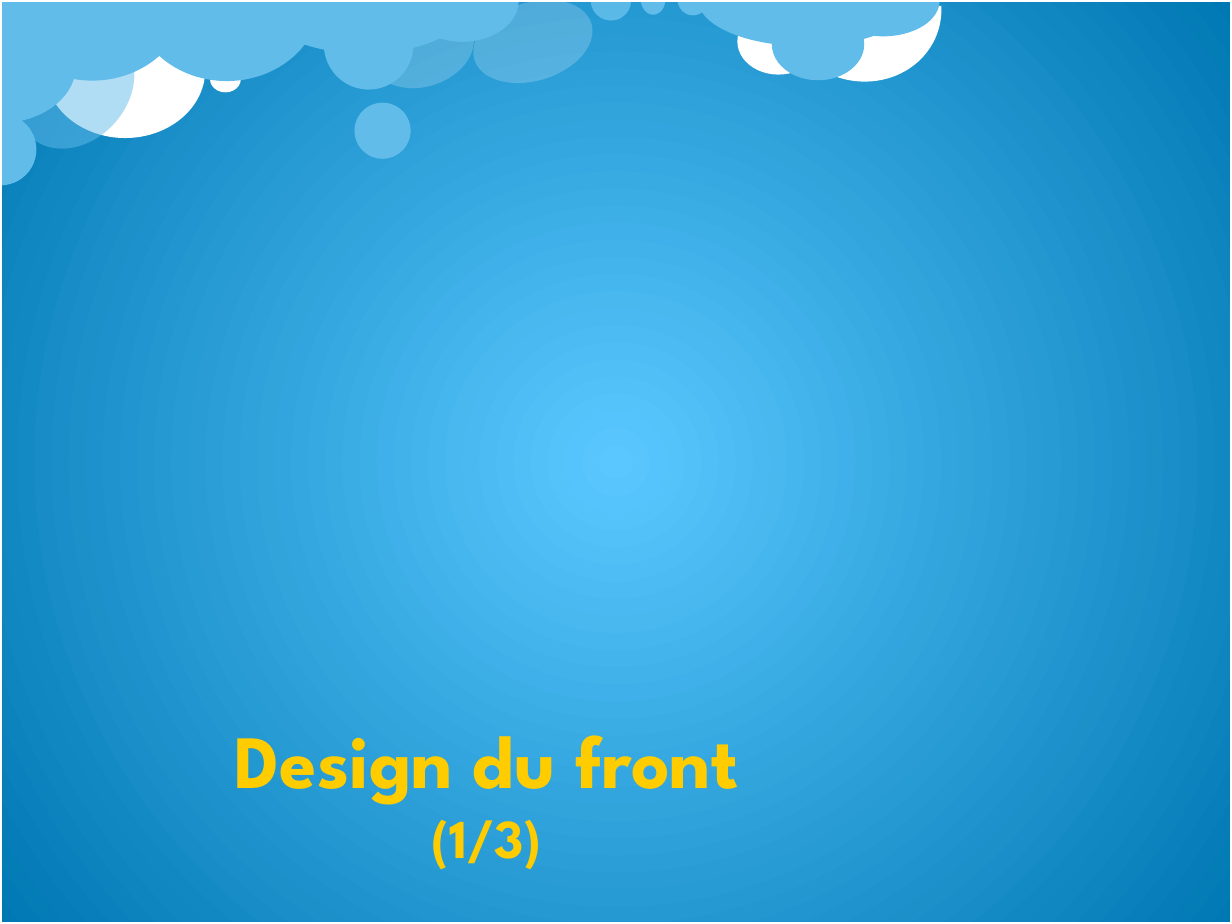
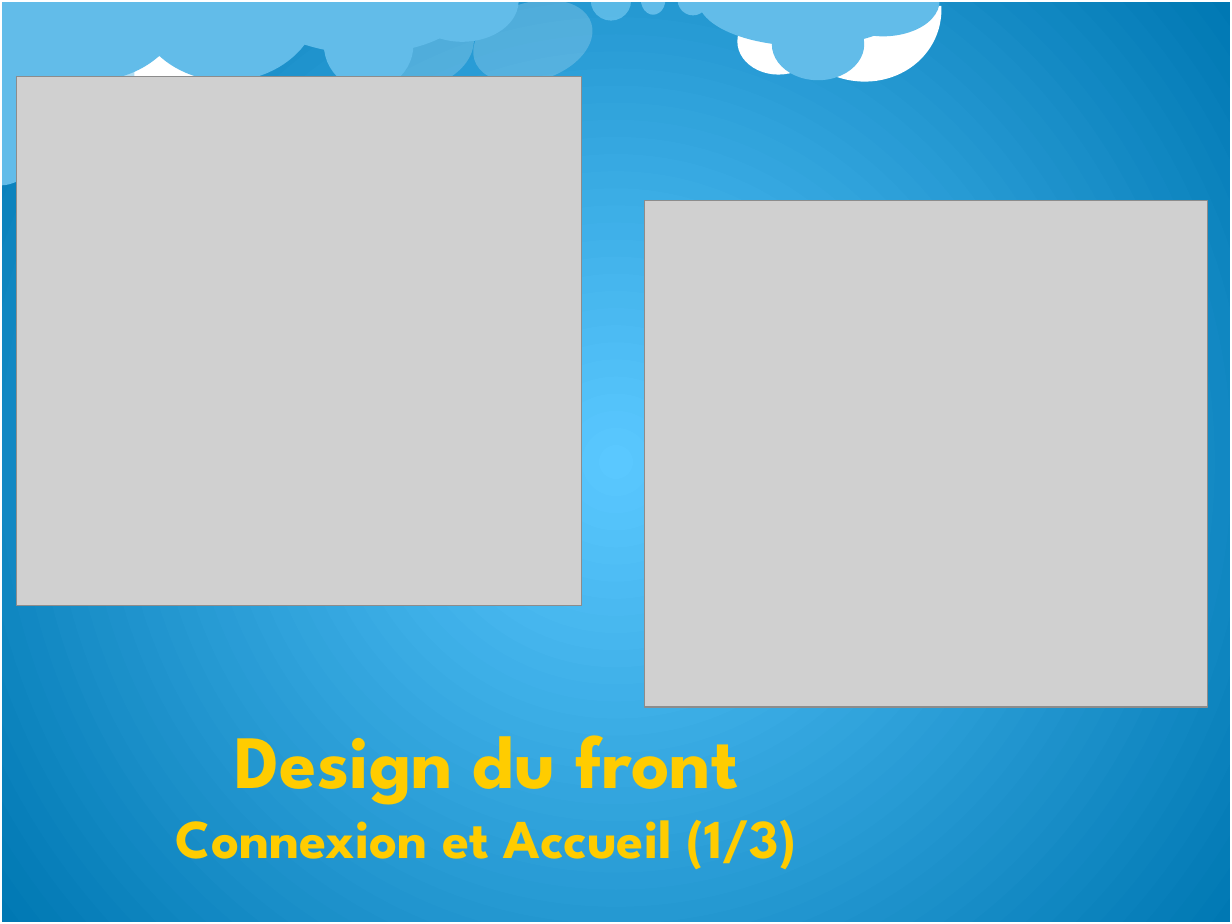
Before and after one commit to awaoulale/projetWeb, a slide deck: slide 5 of PPTprojetWEB.pptx. Drawn at 1232x924 pixels with LibreOffice and Linux fonts; fonts in the diff are those of the drawing; grey boxes stand for pictures; background and template pictures are left out. Boxes give left, top, right and bottom in pixels: in the first picture for what was removed or moved away, otherwise in the second. Text is boxed around its words. In the diff, an @@ line names an element or a change of style, - is before the commit and + after.

```diff
--- a/PPTprojetWEB.pptx
+++ b/PPTprojetWEB.pptx
@@ picture added at [16,76,582,605] @@
@@ ellipse removed at [355,102,411,159] @@
@@ picture added at [644,201,1206,707] @@
@@ text "Design du front": place and size @@
-text "Design du front" at [235,735,739,869]
+text "Design du front" at [176,735,797,869]
@@ text at [176,803,797,869]: text changed @@
-(1/3)
+Connexion et Accueil (1/3)
```
Also in this commit, not shown: 6 other slides changed.
